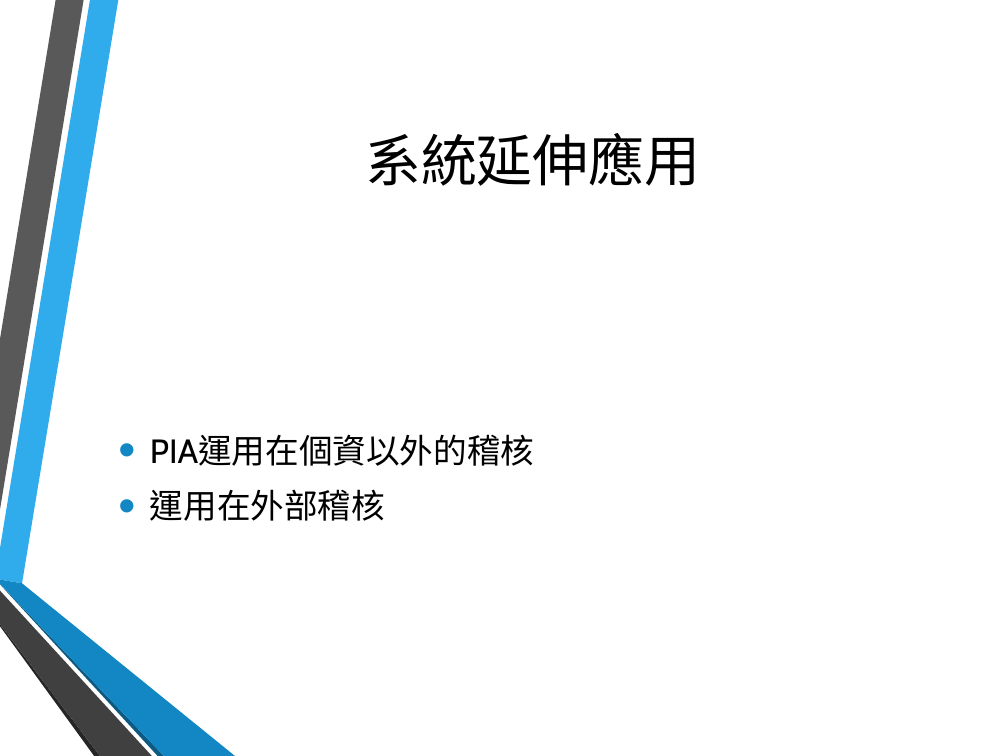
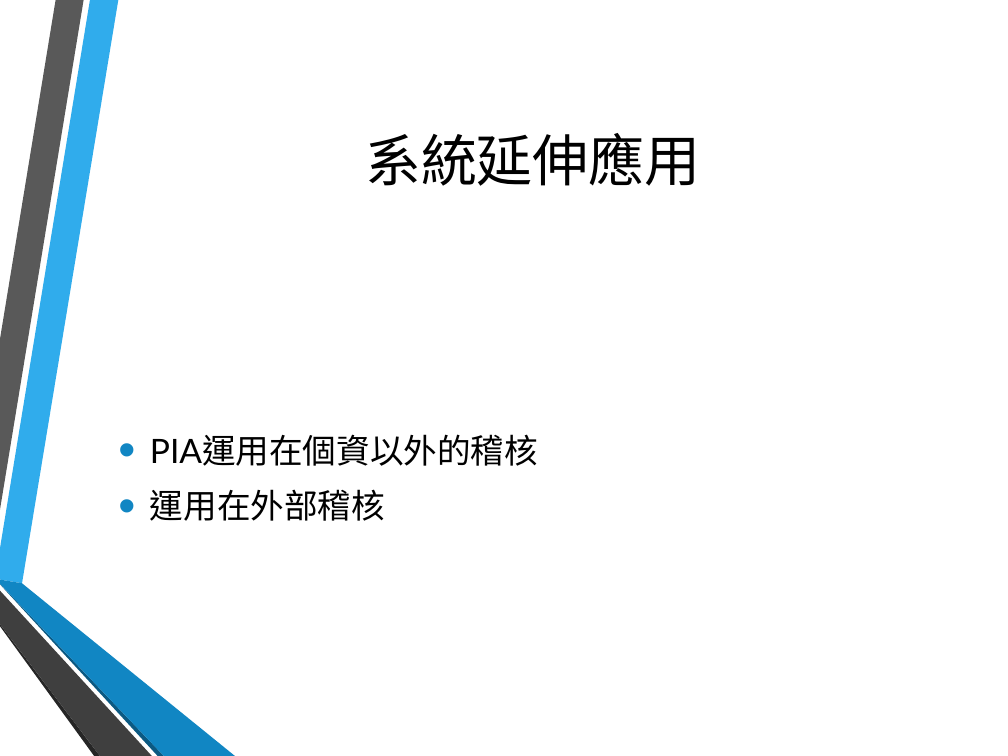
Before and after one commit to hsinewu/pia, a slide deck: slide 19 of Contest/FinalPresentation.pptx (slide 16 before the commit). Drawn at 1008x756 pixels with LibreOffice and Linux fonts; fonts in the diff are those of the drawing; background and template pictures are left out. Boxes give left, top, right and bottom in pixels: in the first picture for what was removed or moved away, otherwise in the second. Text is boxed around its words. In the diff, an @@ line names an element or a change of style, - is before the commit and + after.

```diff
--- a/Contest/FinalPresentation.pptx
+++ b/Contest/FinalPresentation.pptx
@@ text "PIA運用在個資以外的稽核" at [150,434,538,521]: font Cabin to Lato; less space between paragraphs; bullet colour #1287C3 to #1186C3; more space between paragraphs @@
```
Also in this commit, not shown: 11 other slides changed, 7 slides added, 4 slides removed.
